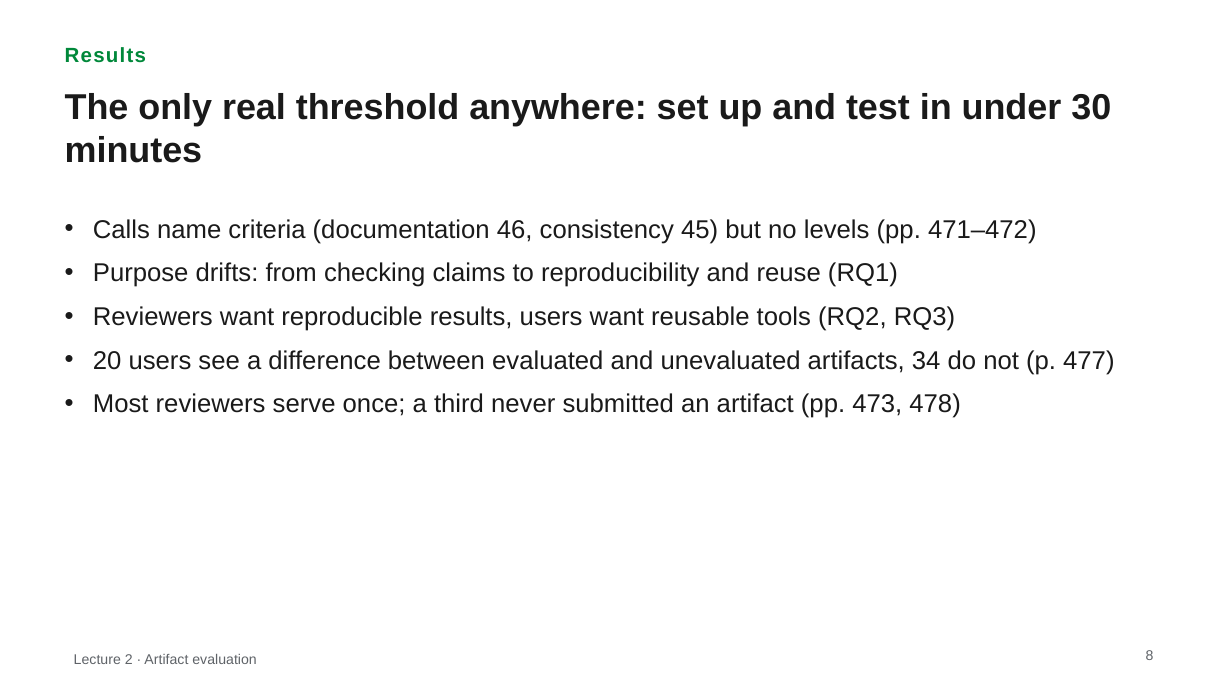
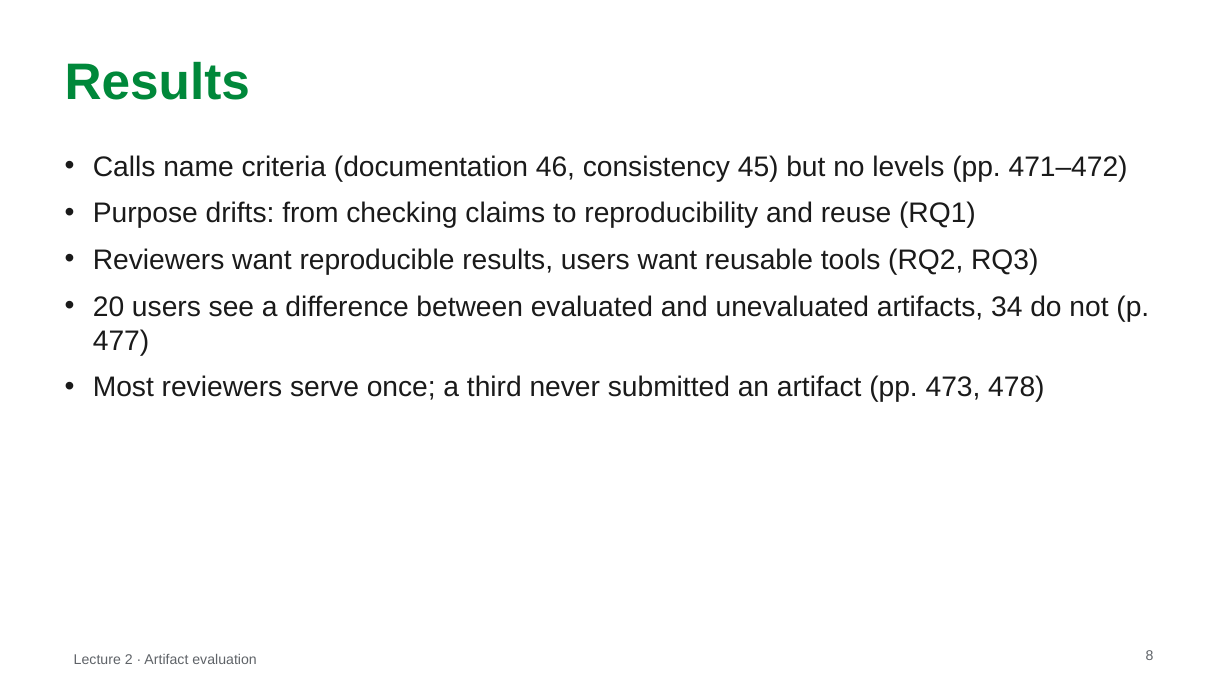
Before and after one commit to MarkAndreDuesing/Reprod_Docs_And_Notes, a slide deck: slide 8 of Vorl_2/slides/lecture2-style-B.pptx. Drawn at 1232x693 pixels with LibreOffice and Linux fonts; fonts in the diff are those of the drawing. Boxes give left, top, right and bottom in pixels: in the first picture for what was removed or moved away, otherwise in the second. Text is boxed around its words. In the diff, an @@ line names an element or a change of style, - is before the commit and + after.

```diff
--- a/Vorl_2/slides/lecture2-style-B.pptx
+++ b/Vorl_2/slides/lecture2-style-B.pptx
@@ text "Results" at bbox=[65, 61, 250, 100]: size 16 to 40 pt, letter spacing 1 to 0 pt; vertical alignment top to middle @@
@@ text removed at bbox=[65, 93, 1111, 163] @@
-The only real threshold anywhere: set up and test in under 30 minutes
@@ text "Calls name criteria (documentation 46, ...": place and size @@
-text "Calls name criteria (documentation 46, ..." at bbox=[93, 219, 1114, 418]
+text "Calls name criteria (documentation 46, ..." at bbox=[93, 155, 1149, 402]
@@ text "Calls name criteria (documentation 46, ..." at bbox=[93, 155, 1149, 402]: size 20 to 22 pt @@
```
Also in this commit, not shown: 26 other slides changed, 2 slides added, 2 slides removed, 2 other files.
